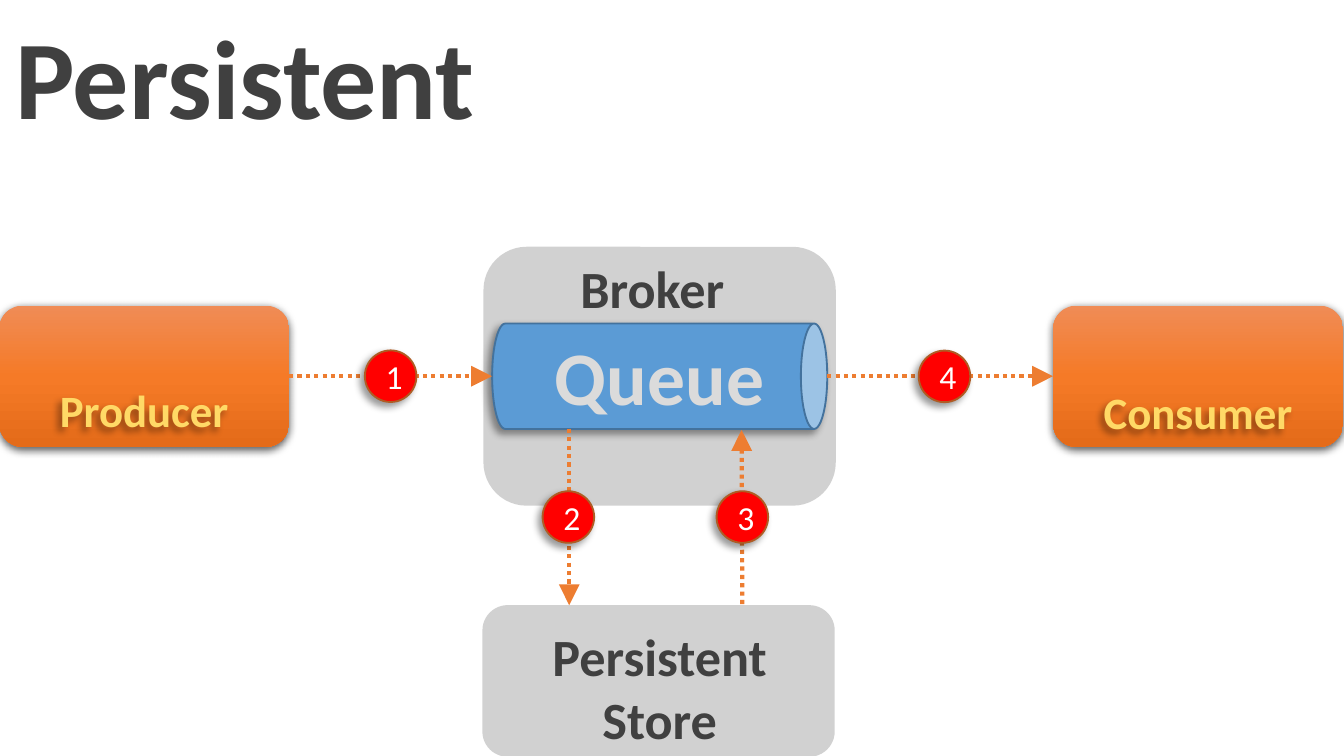
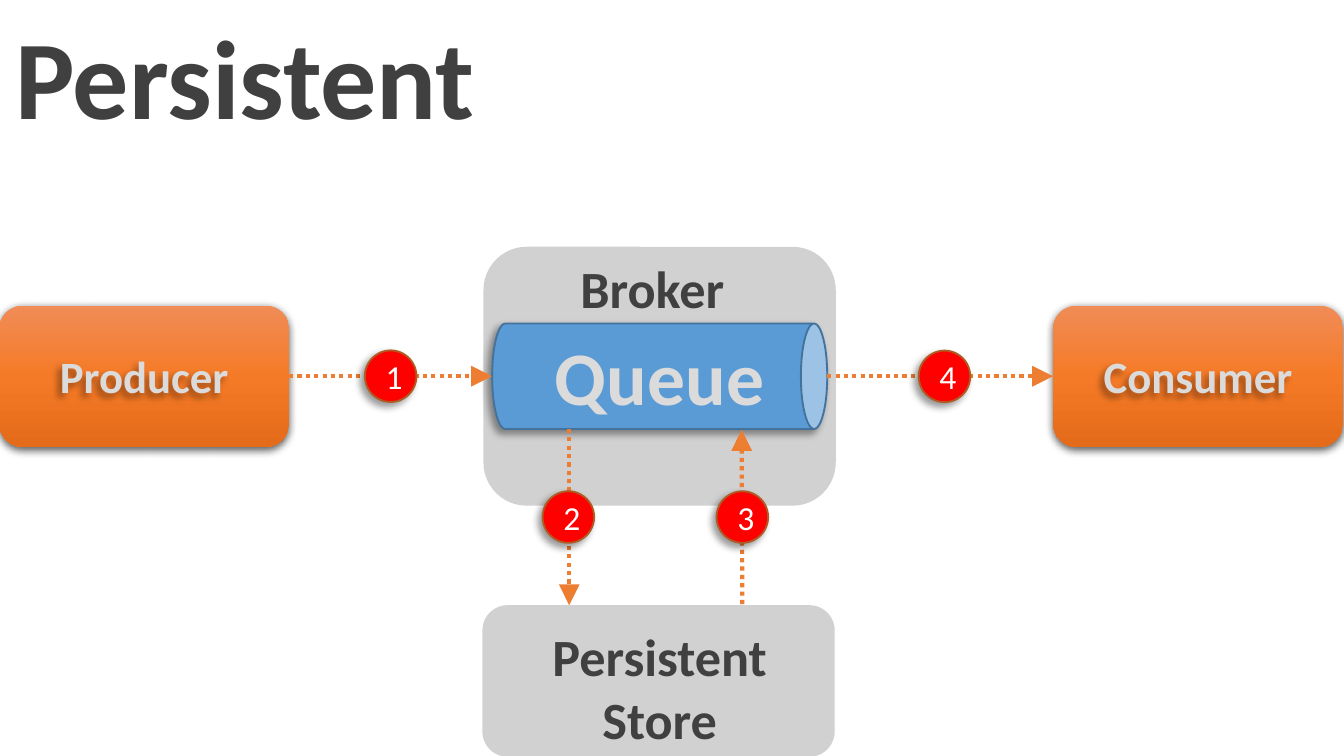
Before and after one commit to dreamuth/Jms101, a slide deck: slide 6 of ppt/jms slides.pptx. Drawn at 1344x756 pixels with LibreOffice and Linux fonts; fonts in the diff are those of the drawing. Boxes give left, top, right and bottom in pixels: in the first picture for what was removed or moved away, otherwise in the second. Text is boxed around its words. In the diff, an @@ line names an element or a change of style, - is before the commit and + after.

```diff
--- a/ppt/jms slides.pptx
+++ b/ppt/jms slides.pptx
@@ text "Producer": place and size @@
-text "Producer" at <box>60,395,229,432</box>
+text "Producer" at <box>60,361,229,394</box>
@@ text "Producer" at <box>60,361,229,394</box>: text colour gradient #FFC000 to #FFD966 to #FFF2CC to pattern #A5A5A5 on #DBDBDB, letter outline #FFC000 1 pt to #525252 1 pt @@
@@ text "Consumer": place and size @@
-text "Consumer" at <box>1104,400,1293,435</box>
+text "Consumer" at <box>1104,363,1293,394</box>
@@ text "Consumer" at <box>1104,363,1293,394</box>: text colour gradient #FFC000 to #FFD966 to #FFF2CC to pattern #A5A5A5 on #DBDBDB, letter outline #FFC000 1 pt to #525252 1 pt @@
```
Also in this commit, not shown: 6 other slides changed, 1 slide removed, 15 other files.
